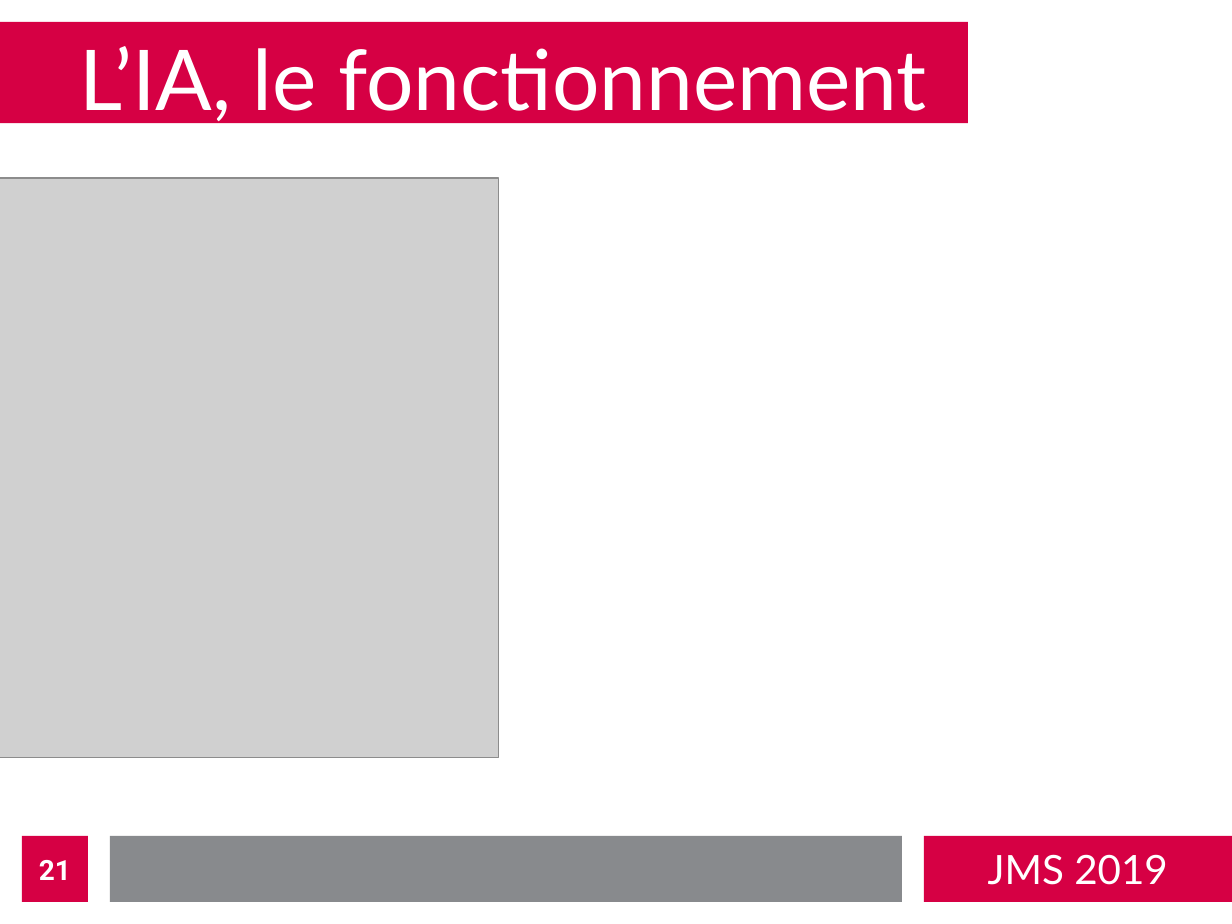
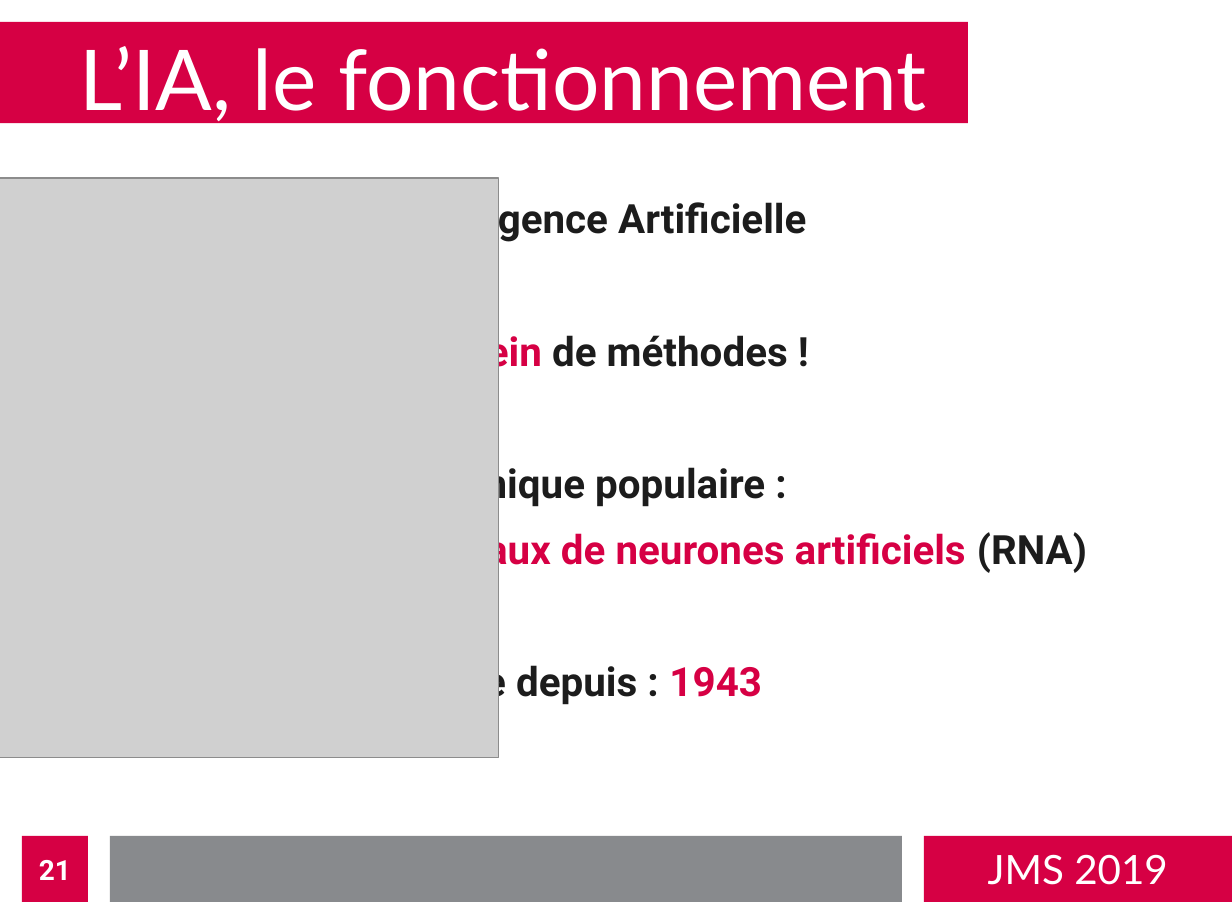
Before and after one commit to bastienvanderplaetse/JMS-2019, a slide deck: slide 21 of presentation.odp. Drawn at 1232x924 pixels with LibreOffice and Linux fonts; fonts in the diff are those of the drawing; grey boxes stand for pictures. Boxes give left, top, right and bottom in pixels: in the first picture for what was removed or moved away, otherwise in the second. Text is boxed around its words. In the diff, an @@ line names an element or a change of style, - is before the commit and + after.

Commit message:
Fonctionnement

```diff
--- a/presentation.odp
+++ b/presentation.odp
@@ text added at (x1=396, y1=197, x2=1087, y2=707), 26 pt, text #1C1C1C, bold @@
+Intelligence Artificielle
+=> Plein de méthodes !
+Technique populaire :
+Réseaux de neurones artificiels (RNA)
+Existe depuis : 1943
```
Also in this commit, not shown: 1 other slide changed, 1 slide added, 1 other file.
